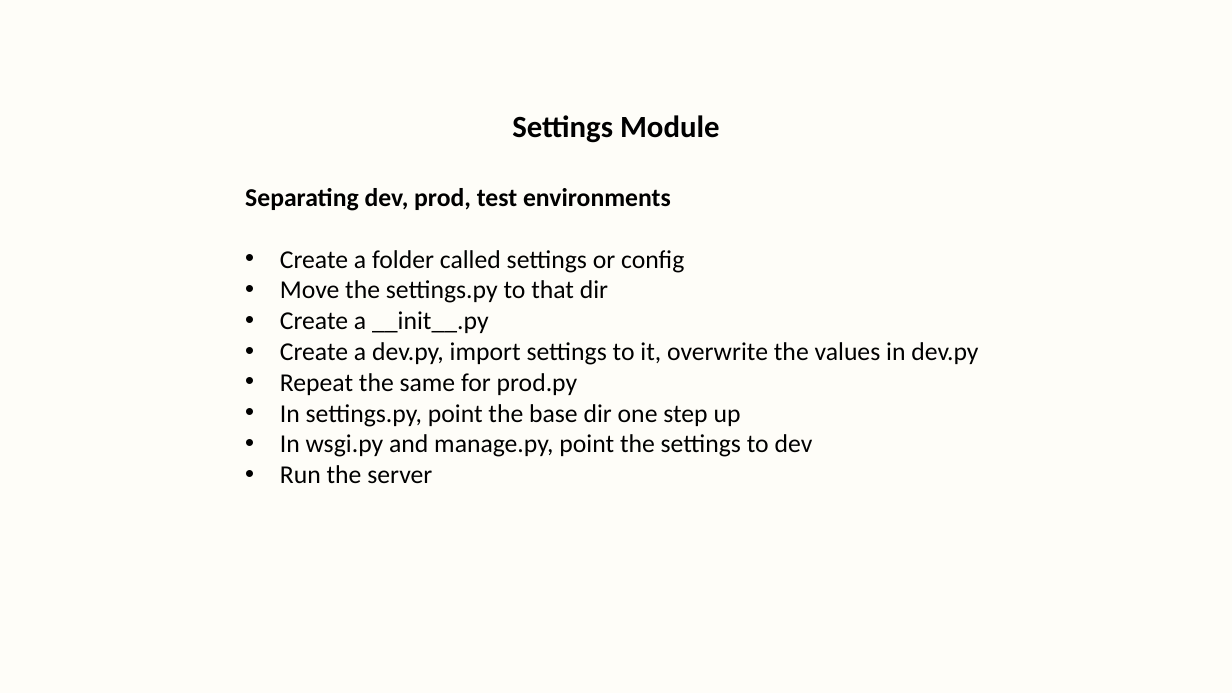
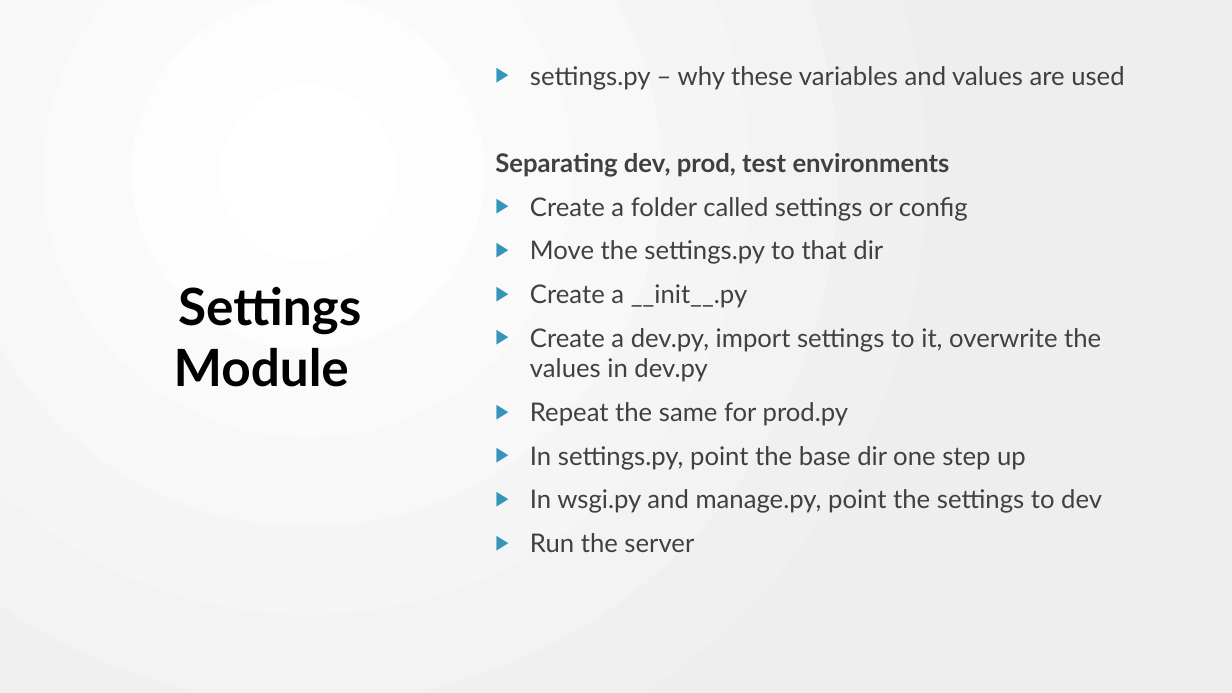
Before and after one commit to dharaneya/gym_web_app, a slide deck: slide 3 of practical_notes.pptx (slide 2 before the commit). Drawn at 1232x693 pixels with LibreOffice and Linux fonts; fonts in the diff are those of the drawing. Boxes give left, top, right and bottom in pixels: in the first picture for what was removed or moved away, otherwise in the second. Text is boxed around its words. In the diff, an @@ line names an element or a change of style, - is before the commit and + after.

```diff
--- a/practical_notes.pptx
+++ b/practical_notes.pptx
@@ background #FEFDF8 to gradient #FFFFFF to #EEEEEE @@
@@ text "settings.py – why these variables ...": place and size @@
-text "settings.py – why these variables ..." at [245, 115, 978, 484]
+text "settings.py – why these variables ..." at [495, 66, 1124, 552]
@@ text "settings.py – why these variables ..." at [495, 66, 1124, 552]: vertical alignment top to middle @@
@@ text at [530, 66, 1124, 90]: text changed; size 24 to 20 pt; font Calibri to Lato; text colour #000000 to #404040; bold off @@
-Settings Module
+▶ settings.py – why these variables and values are used
@@ text at [495, 153, 1102, 552]: font Calibri to Lato, text colour #000000 to #404040 in "Separating dev, prod, test environments", "Create a folder called settings or config", "Move the settings.py to that dir", "Create a __init__.py" and 5 more places; more space between paragraphs; bullet • to ▶ @@
@@ title added at [174, 287, 361, 387], 40 pt, text #000000, bold @@
+Settings Module
```
Also in this commit, not shown: 13 other slides changed, 9 slides added, 1 other file.
